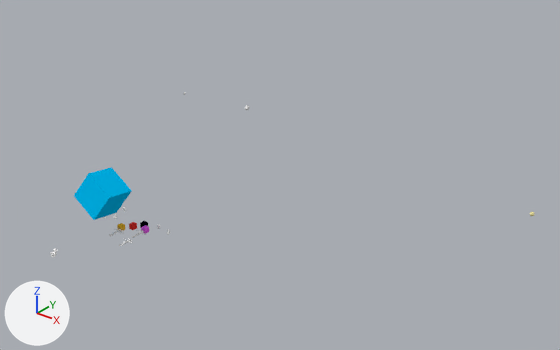
An edit to the Blender file animacion/Animacionconcubos.blend, drawn before and after from the same camera.
Both versions are drawn from a 50 mm camera at (17.1, -46.7, 26.0) aimed at (-13.6, -8.3, 2.2). The axes (+X, +Y, +Z) are drawn at lower left. The lights are the same throughout. Both versions are drawn at frame 1619 of the action 'humanAction.001'; the numbers are the values there.

In view in the first picture: 'cloud'.
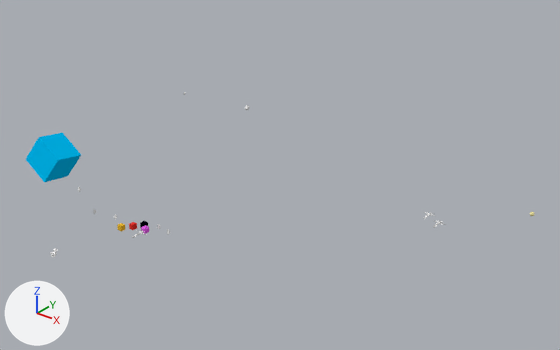
Changed parts and their boxes [x1, y1, x2, y2] in the pictures (560 x 350 px):
'cloud', moved: before [74, 167, 132, 220]; after [26, 133, 81, 182]

The change, as a list of edits to the scene's bpy script:
```text
Change ob_cloud:
    ob_cloud.location: (-19.65, -18.99, 3.09) -> (-24.56, -18.99, 4.26)
```
